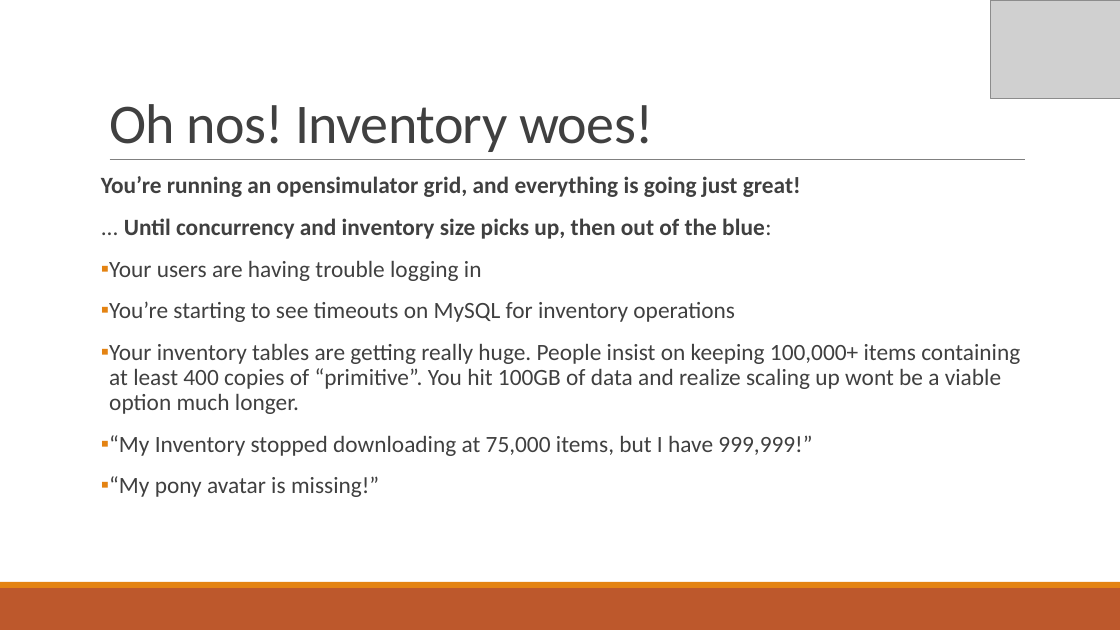
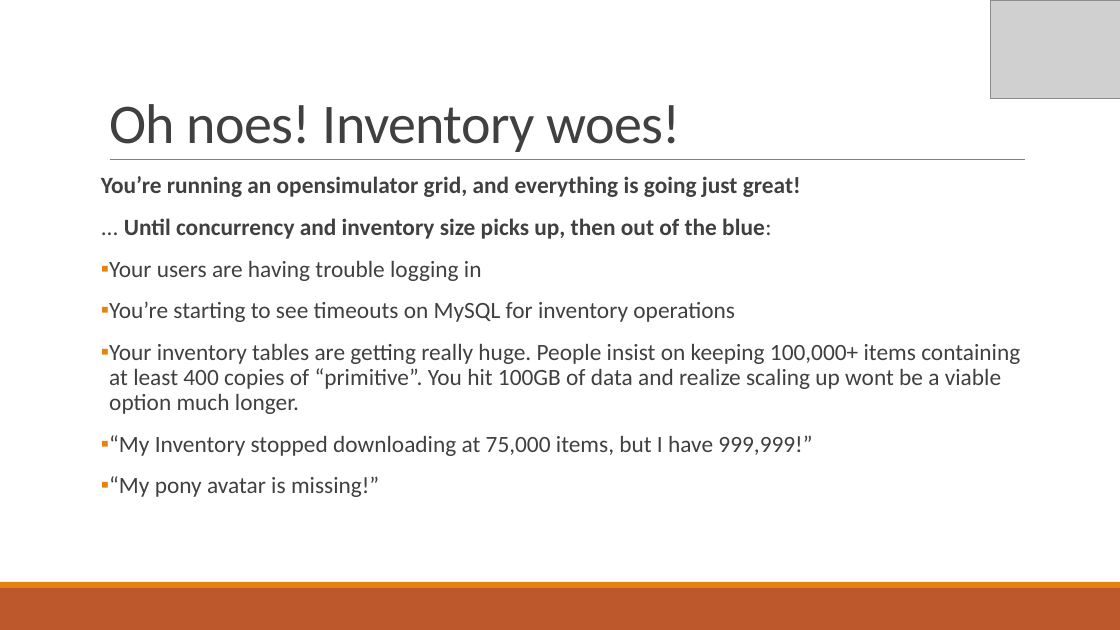
Before and after one commit to IslandzVW/opensim-cql-inventory, a slide deck: slide 2 of presentation/Scaling OpenSimulator Inventory using NoSQL.pptx. Drawn at 1120x630 pixels with LibreOffice and Linux fonts; fonts in the diff are those of the drawing; grey boxes stand for pictures. Boxes give left, top, right and bottom in pixels: in the first picture for what was removed or moved away, otherwise in the second. Text is boxed around its words. In the diff, an @@ line names an element or a change of style, - is before the commit and + after.

```diff
--- a/presentation/Scaling OpenSimulator Inventory using NoSQL.pptx
+++ b/presentation/Scaling OpenSimulator Inventory using NoSQL.pptx
@@ title at (109, 104, 681, 152): text changed @@
-Oh nos! Inventory woes!
+Oh noes! Inventory woes!
```
Also in this commit, not shown: 1 slide added.
